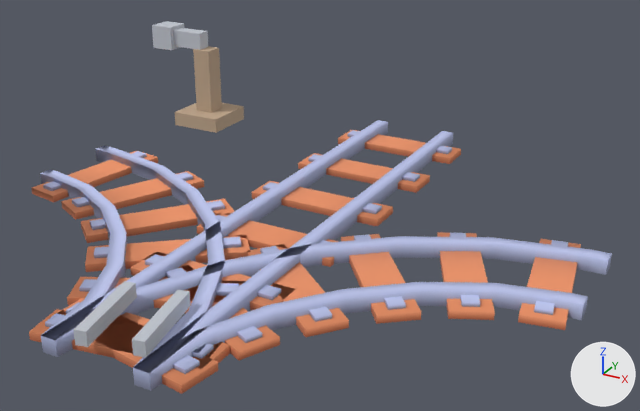
The glTF model public/assets/train-kit/switch-3way.glb as it was, and as the next commit left it.
Camera for both pictures: a 50 mm camera at (2.77, -6.72, 1.53) aimed at (0.16, -1.97, -0.85). Lighting does not change. The marker at lower right points along +X, +Y and +Z. The older version comes first.

In view in the first picture: 'switch_blade_-1', 'switch_blade_1', 'switch_diverge_east', 'switch_diverge_west', 'switch_lever_arm', 'switch_lever_base', 'switch_through'.
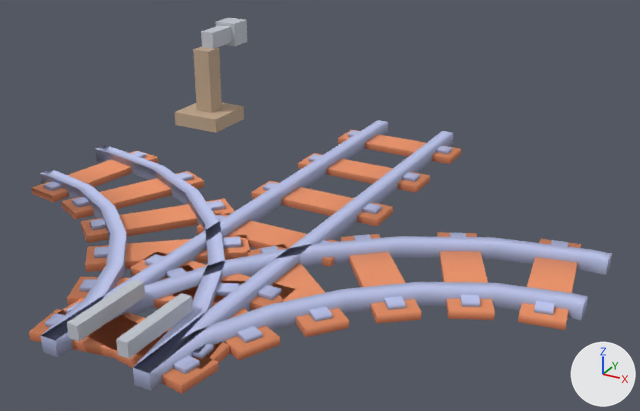
ob_switch_blades is not drawn itself; it is the parent of ob_switch_blade_1, ob_switch_blade__1.
ob_switch_lever is not drawn itself; it is the parent of ob_switch_lever_arm, ob_switch_lever_base.

Boxes [x1, y1, x2, y2] around the edits, measured in the pictures (640 x 411 px):
'switch_lever_base', turned: before [175, 46, 244, 133]; after [175, 47, 244, 133]
'switch_blade_1', turned: before [132, 290, 191, 357]; after [116, 293, 193, 359]
'switch_lever_arm', turned: before [152, 21, 208, 50]; after [201, 18, 247, 49]
'switch_blade_-1', turned: before [73, 281, 137, 347]; after [67, 279, 145, 341]

What the commit changed:
Object 'switch_blades' (ob_switch_blades) turns from (0, 0, 12) to (0, 0, 0) degrees about x, y and z.
Object 'switch_lever' (ob_switch_lever) turns from (0, 0, 90) to (0, 0, 0) degrees about x, y and z.
